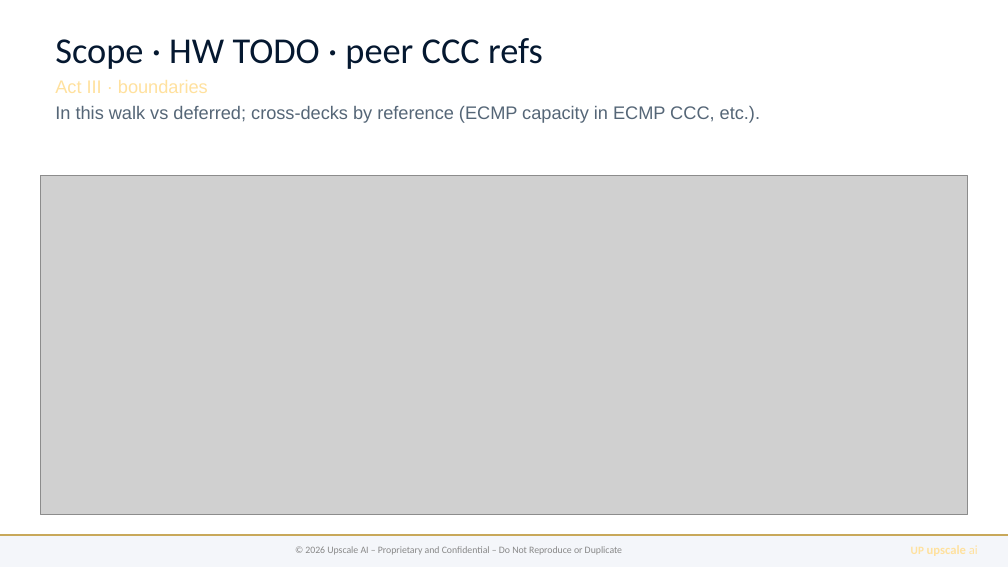
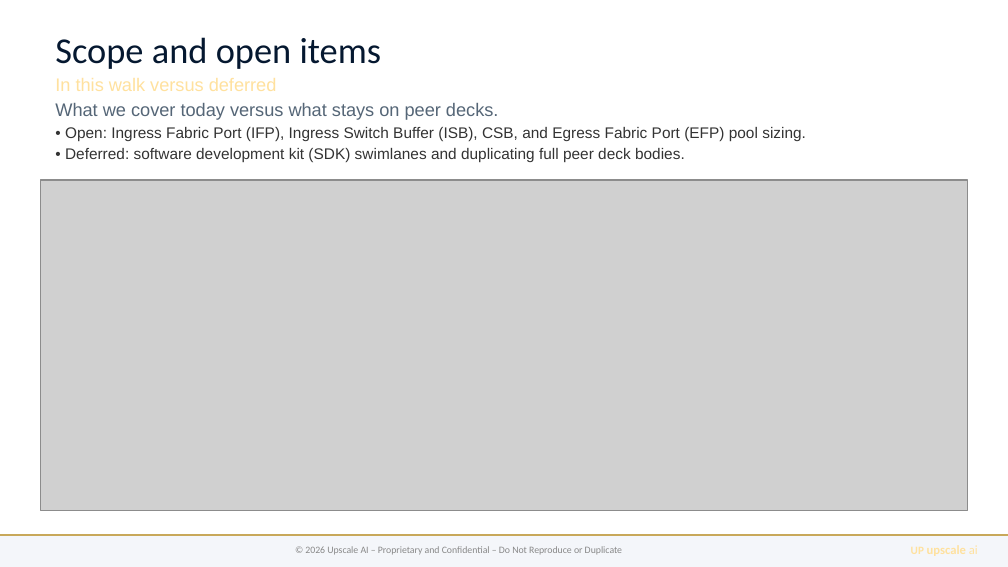
Before and after one commit to upscale-ai-network/agent-template, a slide deck: slide 6 of dt122/bugatti-qos-ccc.pptx. Drawn at 1008x567 pixels with LibreOffice and Linux fonts; fonts in the diff are those of the drawing; grey boxes stand for pictures. Boxes give left, top, right and bottom in pixels: in the first picture for what was removed or moved away, otherwise in the second. Text is boxed around its words. In the diff, an @@ line names an element or a change of style, - is before the commit and + after.

```diff
--- a/dt122/bugatti-qos-ccc.pptx
+++ b/dt122/bugatti-qos-ccc.pptx
@@ text at (55, 37, 806, 162): text changed; size 13 to 11 pt; text colour #556677 to #333333 @@
-Scope · HW TODO · peer CCC refs
-Act III · boundaries
-In this walk vs deferred; cross-decks by reference (ECMP capacity in ECMP CCC, etc.).
+Scope and open items
+In this walk versus deferred
+What we cover today versus what stays on peer decks.
+• Open: Ingress Fabric Port (IFP), Ingress Switch Buffer (ISB), CSB, and Egress Fabric Port (EFP) pool sizing.
+• Deferred: software development kit (SDK) swimlanes and duplicating full peer deck bodies.
@@ picture: place and size @@
-picture at (40, 175, 968, 514)
+picture at (40, 180, 968, 511)
```
Also in this commit, not shown: 6 other slides changed, 15 other files.
